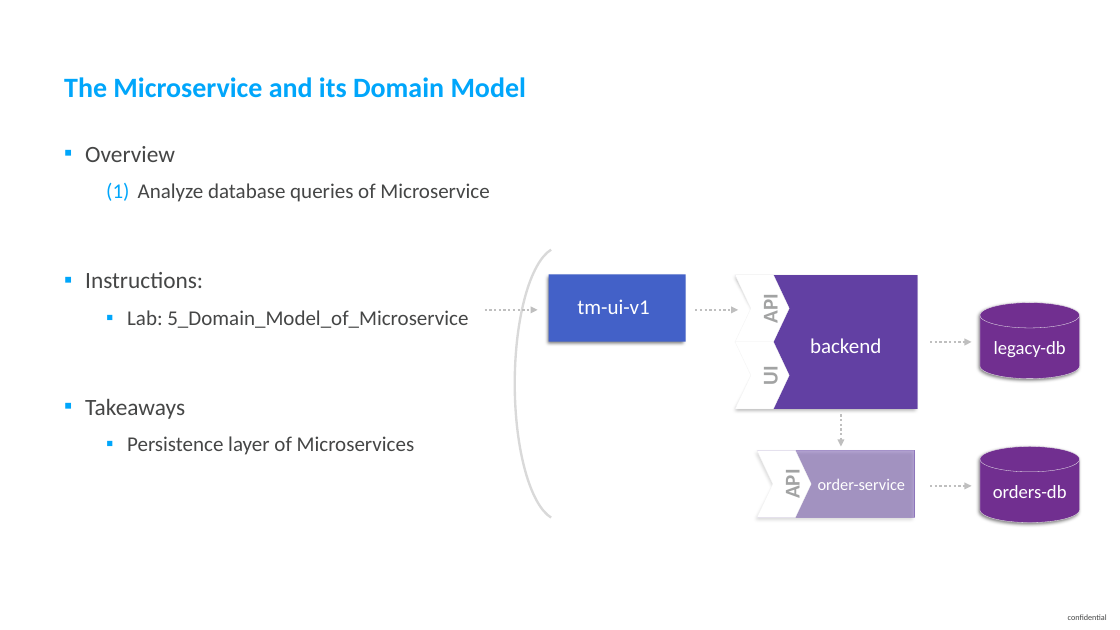
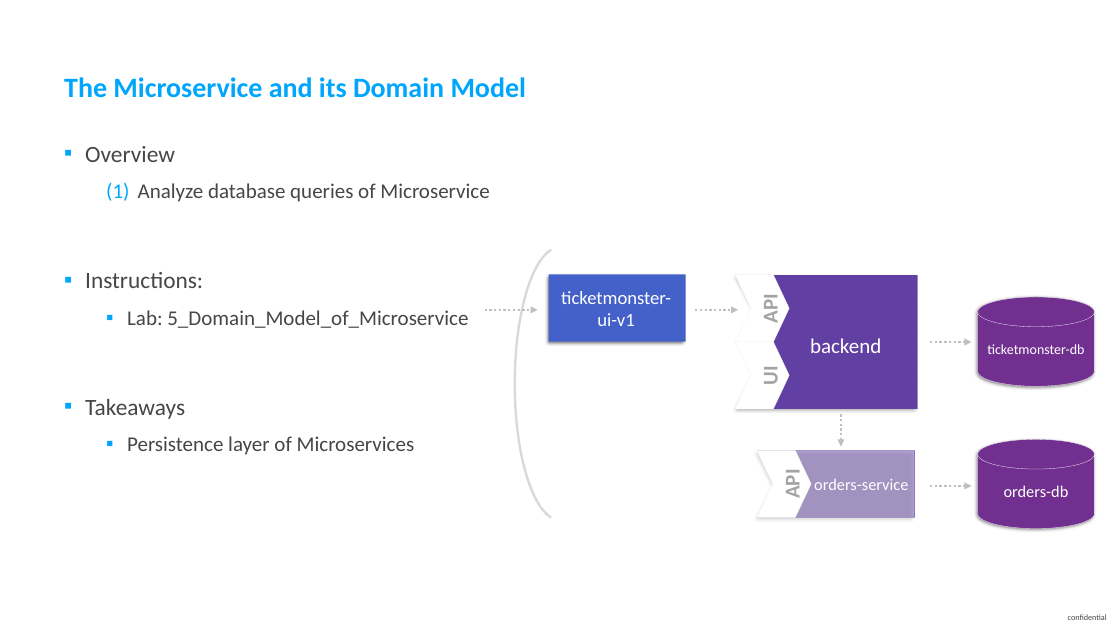
Before and after one commit to thiagobien/ACL, a slide deck: slide 18 of workshop/03_Monolith_to_Microservices/Monolith_to_Microservices.pptx. Drawn at 1120x630 pixels with LibreOffice and Linux fonts; fonts in the diff are those of the drawing. Boxes give left, top, right and bottom in pixels: in the first picture for what was removed or moved away, otherwise in the second. Text is boxed around its words. In the diff, an @@ line names an element or a change of style, - is before the commit and + after.

```diff
--- a/workshop/03_Monolith_to_Microservices/Monolith_to_Microservices.pptx
+++ b/workshop/03_Monolith_to_Microservices/Monolith_to_Microservices.pptx
@@ text at (561,291,671,326): text changed; size 18 to 16 pt @@
-tm-ui-v1
+ticketmonster-ui-v1
@@ cylinder "ticketmonster-db": place and size @@
-cylinder "ticketmonster-db" at (981,302,1081,379)
+cylinder "ticketmonster-db" at (978,297,1095,386)
@@ text in cylinder at (987,344,1084,354): text changed; size 16 to 12 pt @@
-legacy-db
+ticketmonster-db
@@ cylinder "orders-db": place and size @@
-cylinder "orders-db" at (981,447,1081,523)
+cylinder "orders-db" at (978,439,1095,528)
@@ cylinder "orders-db" at (978,439,1095,528): size 16 to 14 pt @@
@@ text at (814,479,908,490): text changed @@
-order-service
+orders-service
```
Also in this commit, not shown: 6 other slides changed, 5 other files.
